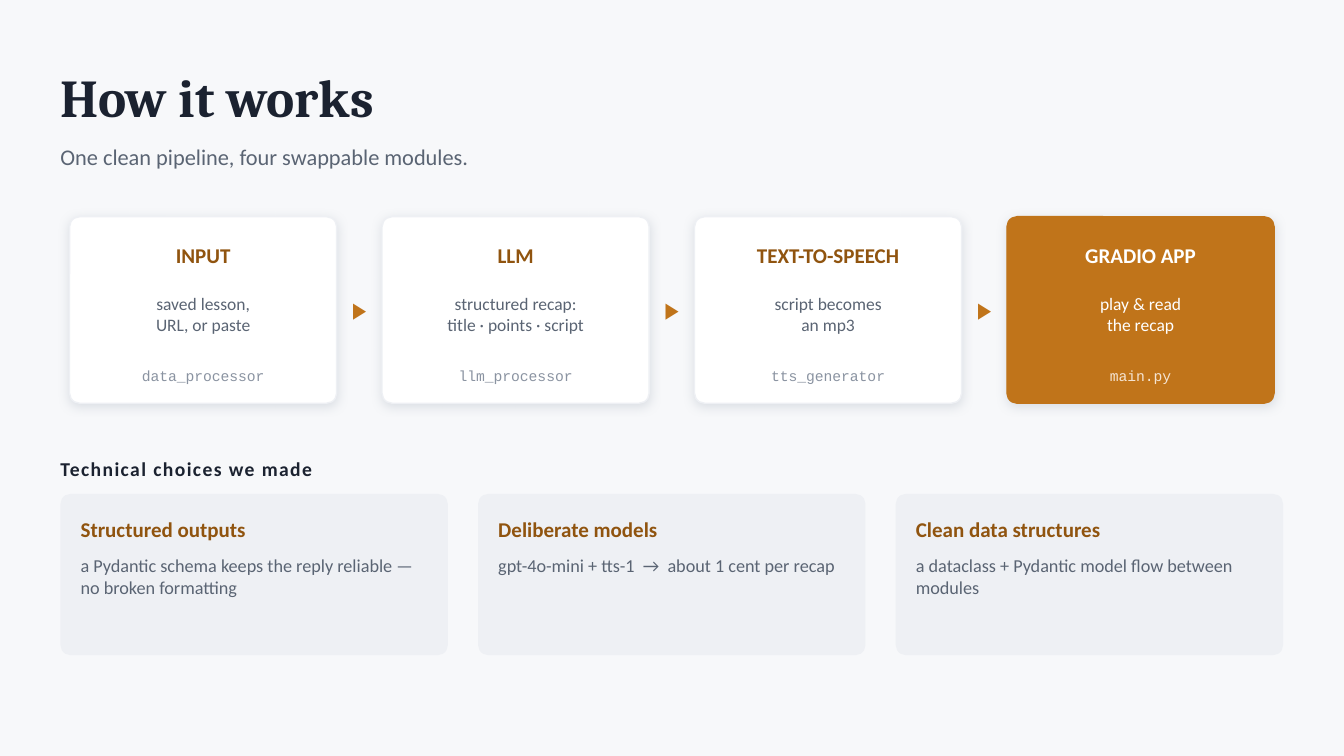
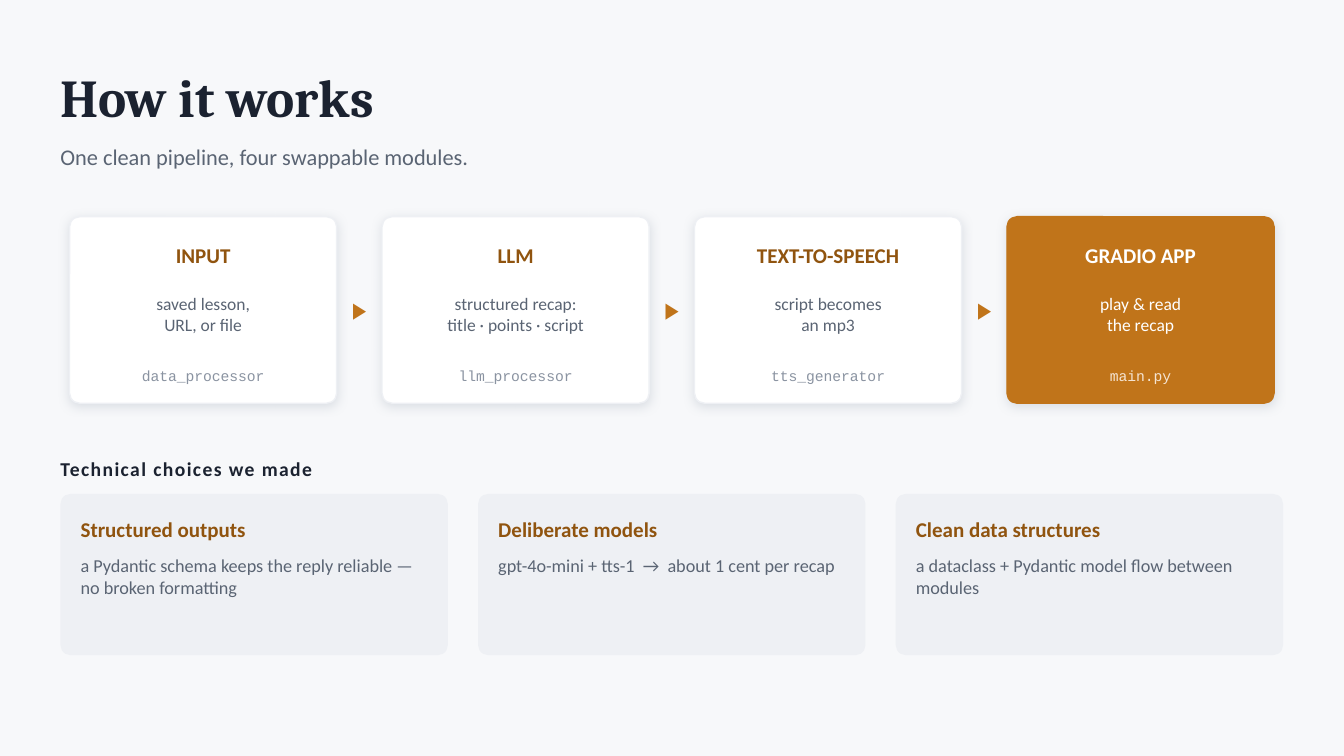
Before and after one commit to nyelugo/PROJECT-Podcast-Studio, a slide deck: slide 3 of Podcast-Studio-Presentation.pptx. Drawn at 1344x756 pixels with LibreOffice and Linux fonts; fonts in the diff are those of the drawing. Boxes give left, top, right and bottom in pixels: in the first picture for what was removed or moved away, otherwise in the second. Text is boxed around its words. In the diff, an @@ line names an element or a change of style, - is before the commit and + after.

```diff
--- a/Podcast-Studio-Presentation.pptx
+++ b/Podcast-Studio-Presentation.pptx
@@ text at bbox=[164, 319, 242, 333]: text changed @@
-URL, or paste
+URL, or file
```
Also in this commit, not shown: 2 other slides changed, 6 other files.
